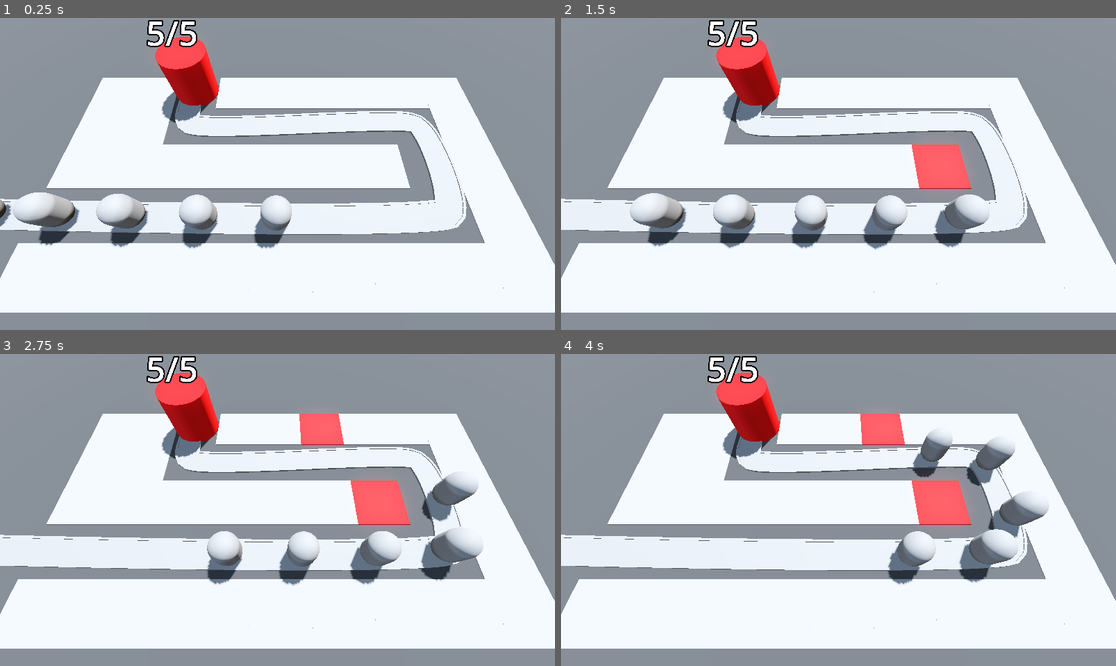
Above: before the commit, frames 1-4 (two rows, left to right).
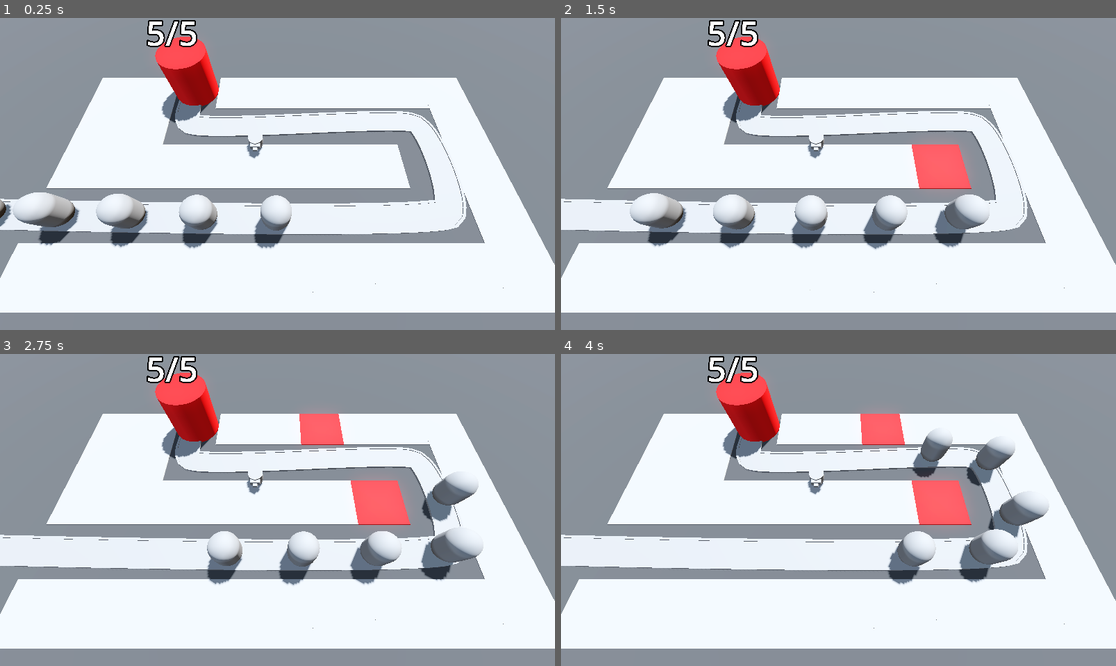
Above: after the commit, the same moments.

Repository: caiobribeiro/godot-barbarian-blaster
Game: Godot game, scene res://scene/base_level.tscn
Same seed, same stepped clock (60 frames per second), same inputs: the game is played once before the commit and once after it.
Inputs (mouse positions are in pixels of both pictures, inside the frame that each line leads up to):
- Up to frame 1 (0.25 s): no input
- Up to frame 2 (1.5 s): move the mouse to (960, 158) at 0.52 s; click (960, 158) at 0.6 s; move the mouse to (727, 189) at 1.27 s; click (727, 189) at 1.35 s
- Up to frame 3 (2.75 s): move the mouse to (333, 441) at 2.02 s; click (333, 441) at 2.1 s
- Up to frame 4 (4 s): move the mouse to (810, 572) at 2.77 s; click (810, 572) at 2.85 s; move the mouse to (1005, 556) at 3.52 s; click (1005, 556) at 3.6 s

The runs differ from the first frame. In frame 1, 0.2% of the frame differs, in the area x 44-48%, y 37-88%; in frame 2, 0.2%; in frame 3, 0.2%; in frame 4, 0.2%.

Commit message:
feat: add turret scene and manager to base level
Introduces a new Turret scene and a TurretManager script that instantiates turrets in the base level.

Diff:
--- /dev/null
+++ b/Turret/turret.tscn
@@ -0,0 +1,33 @@
+[gd_scene load_steps=5 format=3 uid="uid://cqmrl47oiwgp5"]
+
+[sub_resource type="CylinderMesh" id="CylinderMesh_1kiux"]
+height = 1.0
+
+[sub_resource type="CylinderMesh" id="CylinderMesh_ybbrv"]
+top_radius = 0.6
+bottom_radius = 0.6
+height = 0.6
+
+[sub_resource type="BoxMesh" id="BoxMesh_1kiux"]
+size = Vector3(0.8, 0.4, 0.4)
+
+[sub_resource type="BoxMesh" id="BoxMesh_ybbrv"]
+size = Vector3(0.34, 0.2, 0.4)
+
+[node name="Turret" type="Node3D"]
+
+[node name="TurretBase" type="MeshInstance3D" parent="."]
+transform = Transform3D(1, 0, 0, 0, 1, 0, 0, 0, 1, 0, 0.5, 0)
+mesh = SubResource("CylinderMesh_1kiux")
+
+[node name="TurretTop" type="MeshInstance3D" parent="TurretBase"]
+transform = Transform3D(1, 0, 0, 0, 1, 0, 0, 0, 1, 0, 0.3, 0)
+mesh = SubResource("CylinderMesh_ybbrv")
+
+[node name="Visor" type="MeshInstance3D" parent="TurretBase/TurretTop"]
+transform = Transform3D(0.99939084, -0.034899496, 0, 0.034899496, 0.99939084, 0, 0, 0, 1, 0, 0, 0.6247418)
+mesh = SubResource("BoxMesh_1kiux")
+
+[node name="Berrow" type="MeshInstance3D" parent="TurretBase/TurretTop/Visor"]
+transform = Transform3D(1, 0, 0, 0, 1, 0, 0, 0, 1, 0, 0, 0.24240708)
+mesh = SubResource("BoxMesh_ybbrv")
--- a/scene/base_level.tscn
+++ b/scene/base_level.tscn
@@ -1,9 +1,11 @@
-[gd_scene load_steps=10 format=3 uid="uid://c0so72jchmhsr"]
+[gd_scene load_steps=12 format=3 uid="uid://c0so72jchmhsr"]
 
 [ext_resource type="MeshLibrary" uid="uid://igrrih3h8mf4" path="res://MeshLibraries/SpaceLibrary.tres" id="1_em2pb"]
 [ext_resource type="PackedScene" uid="uid://hlxijfkyxv2i" path="res://RayPickerCamera/ray_picker_camera.tscn" id="1_ohee1"]
 [ext_resource type="PackedScene" uid="uid://dma2htiphqktp" path="res://enemy/enemy.tscn" id="2_2vejk"]
 [ext_resource type="PackedScene" uid="uid://c8tcsylxbt283" path="res://base/base.tscn" id="3_n4a7e"]
+[ext_resource type="Script" uid="uid://c28dqfmrooyhb" path="res://scene/turret_manager.gd" id="5_4jk3s"]
+[ext_resource type="PackedScene" uid="uid://cqmrl47oiwgp5" path="res://Turret/turret.tscn" id="6_2yilf"]
 
 [sub_resource type="StandardMaterial3D" id="StandardMaterial3D_em2pb"]
 albedo_color = Color(0.266667, 0.266667, 0.266667, 1)
@@ -107,7 +109,7 @@
 loop = false
 
 [node name="Enemy2" parent="Path3D" instance=ExtResource("2_2vejk")]
-transform = Transform3D(-0.02225245, 0, -0.99972624, 0, 1, 0, 0.99972624, 0, -0.02225245, -14.972652, 1.1444101e-05, 6.079603)
+transform = Transform3D(-0.022252448, 0, -0.9997261, 0, 1, 0, 0.9997261, 0, -0.022252448, -14.972652, 1.1444101e-05, 6.079603)
 progress = 5.0
 loop = false
 
@@ -128,3 +130,7 @@
 
 [node name="Base" parent="." instance=ExtResource("3_n4a7e")]
 transform = Transform3D(1, 0, 0, 0, 1, 0, 0, 0, 1, -6, 0, -6.2)
+
+[node name="TurretManager" type="Node3D" parent="."]
+script = ExtResource("5_4jk3s")
+turret = ExtResource("6_2yilf")
--- /dev/null
+++ b/scene/turret_manager.gd
@@ -0,0 +1,13 @@
+extends Node3D
+
+@export var turret: PackedScene
+
+# Called when the node enters the scene tree for the first time.
+func _ready() -> void:
+	var new_turret = turret.instantiate()
+	add_child(new_turret)
+
+
+# Called every frame. 'delta' is the elapsed time since the previous frame.
+func _process(delta: float) -> void:
+	pass
Not shown, added: scene/turret_manager.gd.uid
